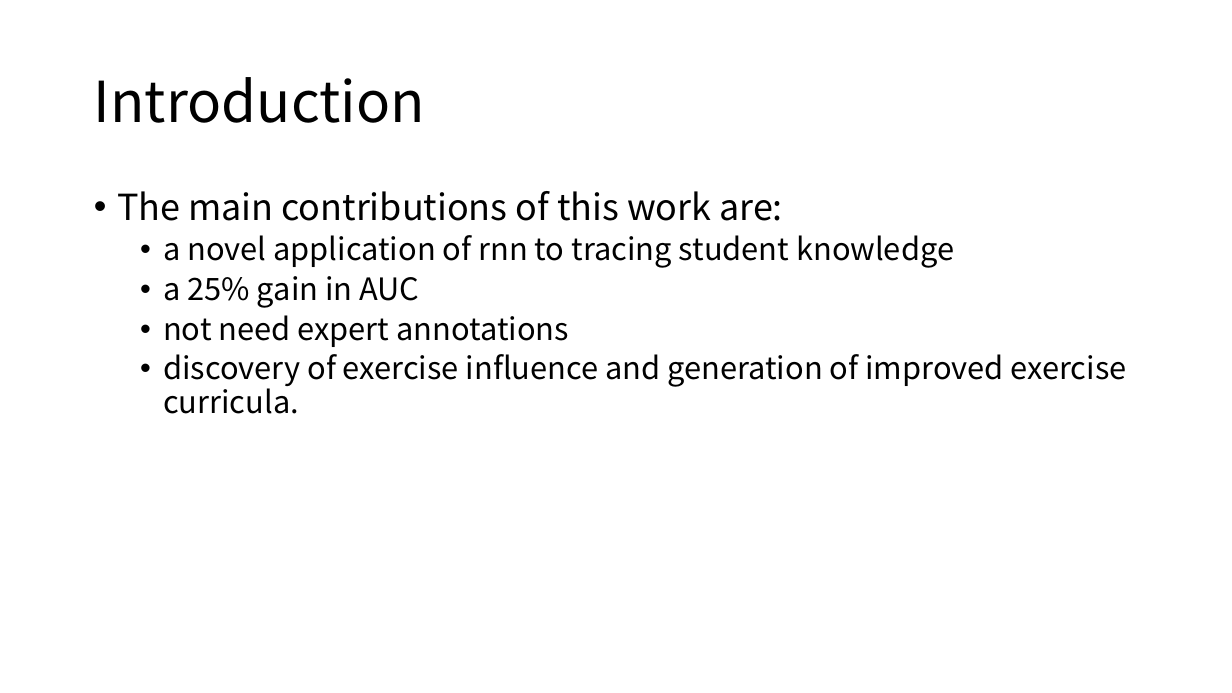
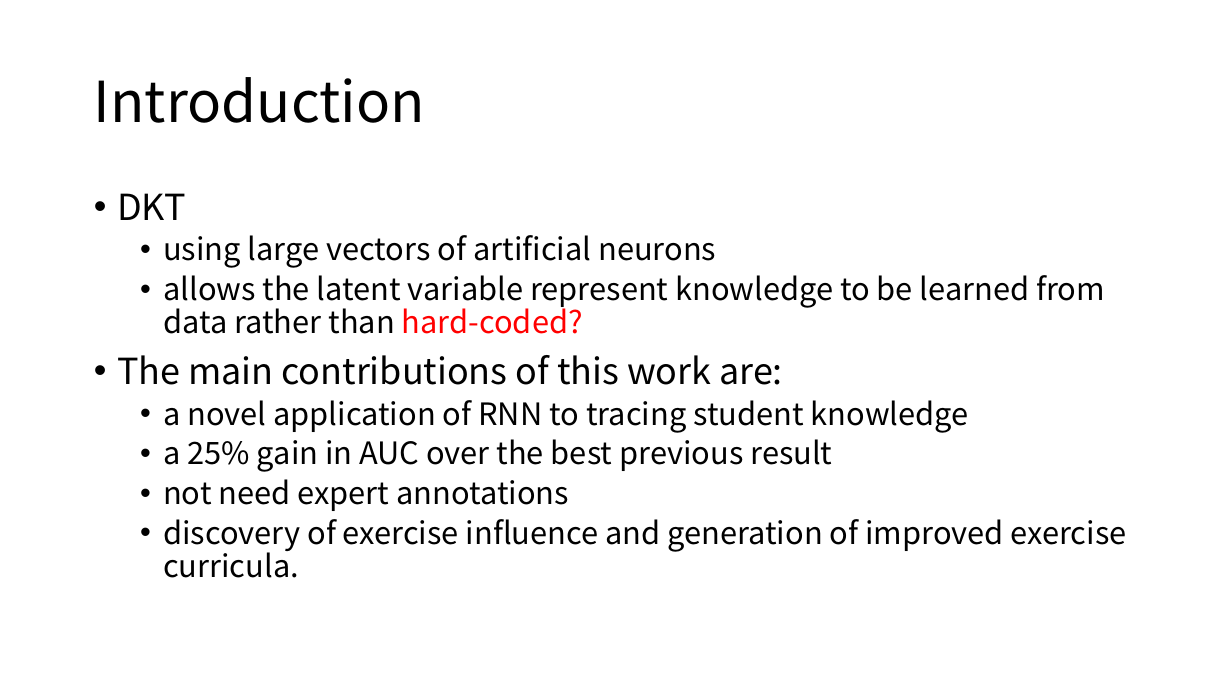
Before and after one commit to cloudspurs/klz, a slide deck: slide 3 of computer_science/statistics/model/hmm/bkt/papers/deep_knowledge_tracing.pptx. Drawn at 1232x693 pixels with LibreOffice and Linux fonts; fonts in the diff are those of the drawing. Boxes give left, top, right and bottom in pixels: in the first picture for what was removed or moved away, otherwise in the second. Text is boxed around its words. In the diff, an @@ line names an element or a change of style, - is before the commit and + after.

```diff
--- a/computer_science/statistics/model/hmm/bkt/papers/deep_knowledge_tracing.pptx
+++ b/computer_science/statistics/model/hmm/bkt/papers/deep_knowledge_tracing.pptx
@@ text at [117,193,1105,334]: paragraphs added @@
+• DKT
+  • using large vectors of artificial neurons
+  • allows the latent variable represent knowledge to be learned from data rather than hard-coded?
@@ text at [163,400,969,472]: text changed @@
-  • a novel application of rnn to tracing student knowledge
-  • a 25% gain in AUC
+  • a novel application of RNN to tracing student knowledge
+  • a 25% gain in AUC over the best previous result
```
Also in this commit, not shown: 12 other slides changed, 8 slides added, 1 slide removed, 10 other files.
